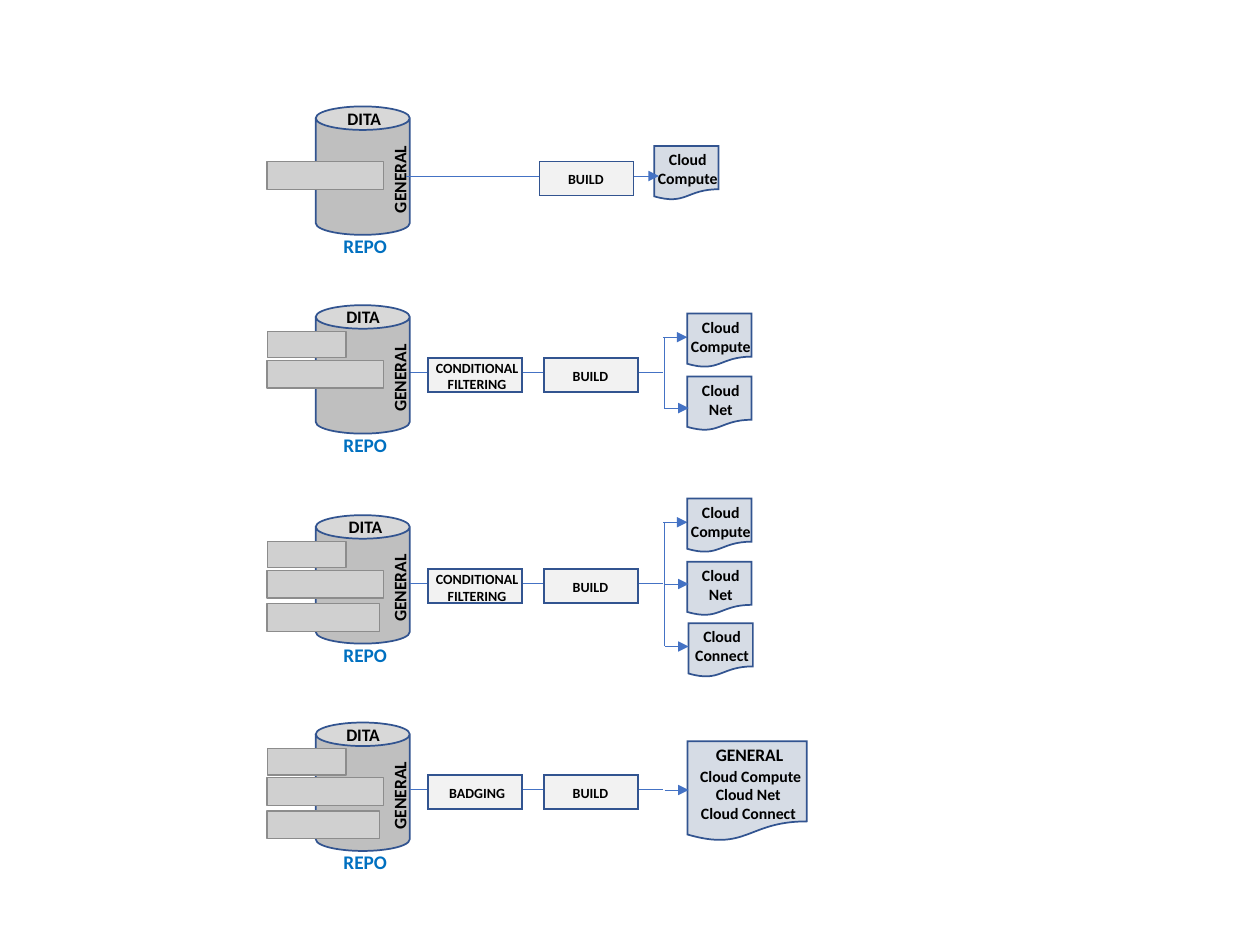
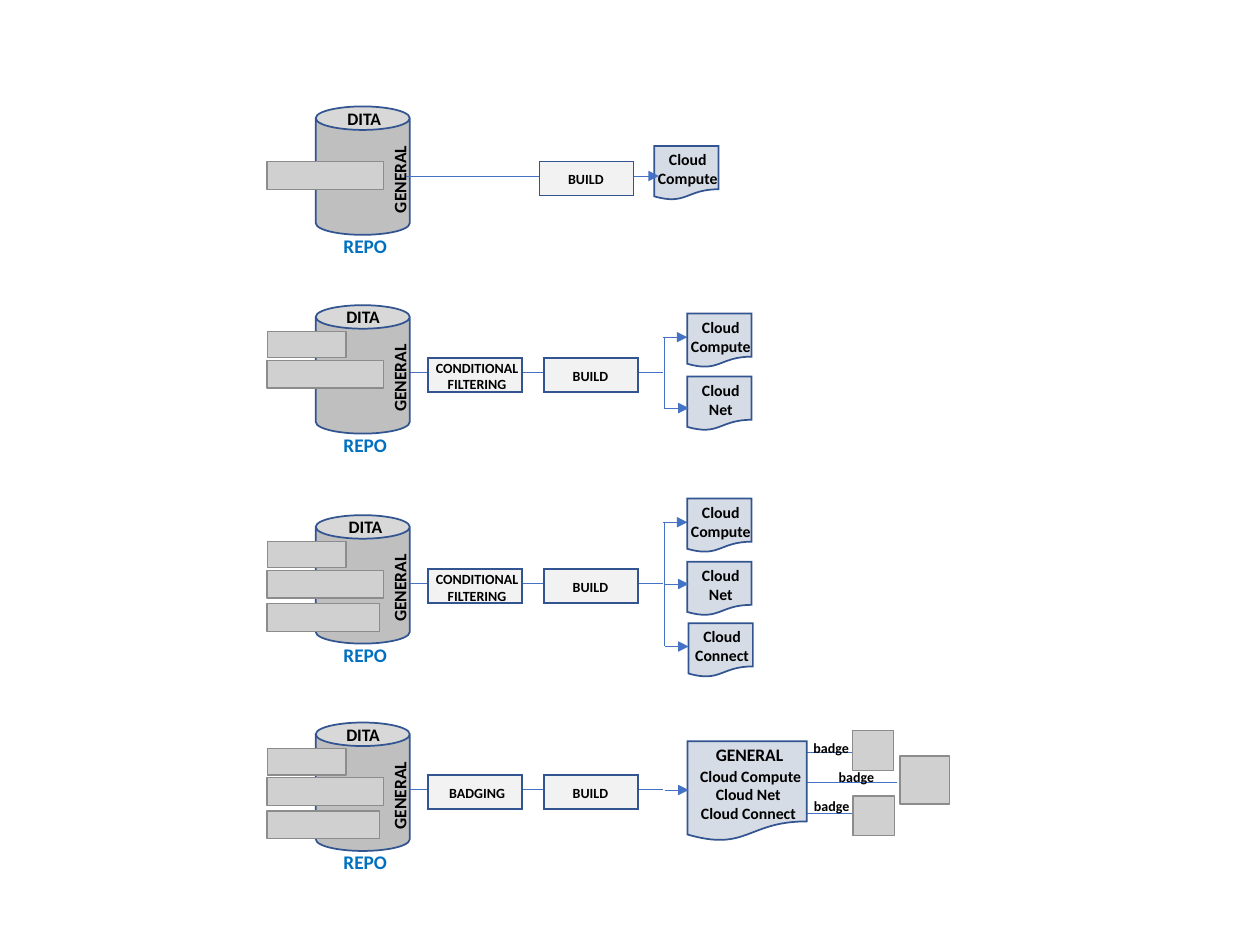
Before and after one commit to dcwise/dita-badges, a slide deck: slide 2 of images/gallery.pptx. Drawn at 1260x945 pixels with LibreOffice and Linux fonts; fonts in the diff are those of the drawing; grey boxes stand for pictures. Boxes give left, top, right and bottom in pixels: in the first picture for what was removed or moved away, otherwise in the second. Text is boxed around its words. In the diff, an @@ line names an element or a change of style, - is before the commit and + after.

Commit message:
Updates

```diff
--- a/images/gallery.pptx
+++ b/images/gallery.pptx
@@ text added at <box>813,743,849,756</box>, 8 pt, text #000000, bold @@
+badge
@@ picture added at <box>852,731,893,771</box> @@
@@ line added from (745, 752) to (852, 752), #4472C4 0.5 pt @@
@@ text added at <box>839,770,875,785</box>, 8 pt, text #000000, bold @@
+badge
@@ picture added at <box>900,756,949,804</box> @@
@@ line added from (790, 782) to (897, 782), #4472C4 0.5 pt @@
@@ text added at <box>814,801,850,814</box>, 8 pt, text #000000, bold @@
+badge
@@ picture added at <box>853,796,895,837</box> @@
@@ line added from (746, 814) to (853, 814), #4472C4 0.5 pt @@
```
